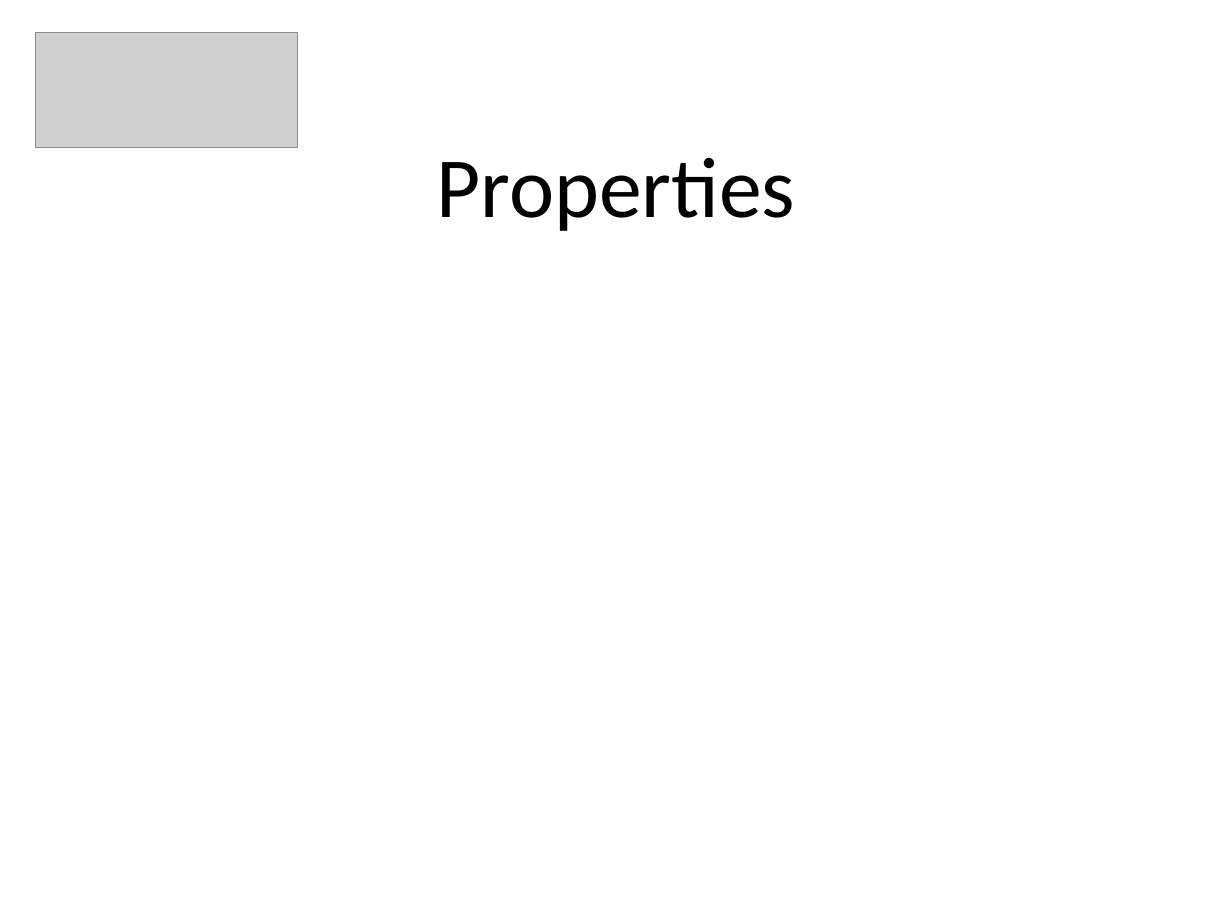
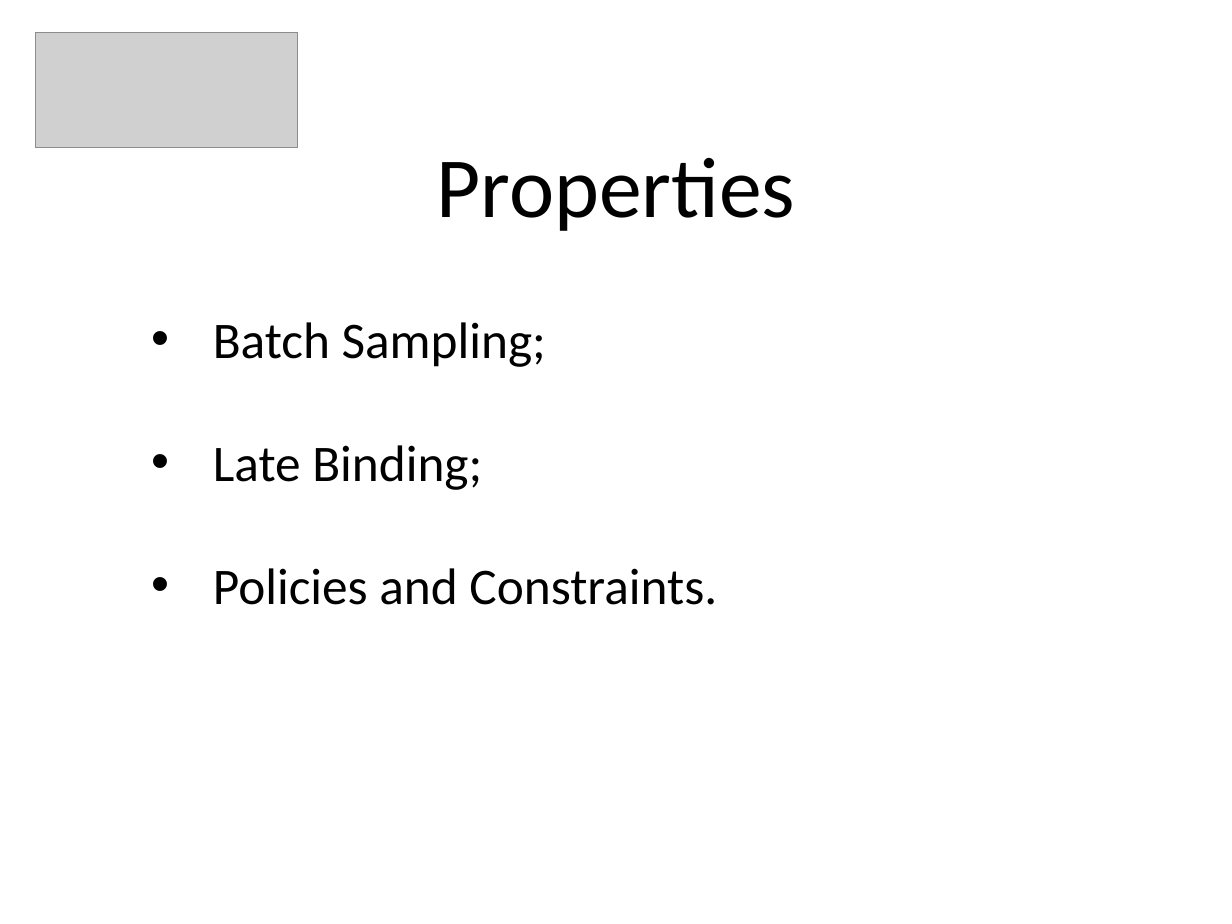
Before and after one commit to PeBraz/MapNoReduce, a slide deck: slide 6 of paper-presentation/padi-presentation.pptx. Drawn at 1232x924 pixels with LibreOffice and Linux fonts; fonts in the diff are those of the drawing; grey boxes stand for pictures. Boxes give left, top, right and bottom in pixels: in the first picture for what was removed or moved away, otherwise in the second. Text is boxed around its words. In the diff, an @@ line names an element or a change of style, - is before the commit and + after.

```diff
--- a/paper-presentation/padi-presentation.pptx
+++ b/paper-presentation/padi-presentation.pptx
@@ text added at <box>213,322,717,605</box>, 30 pt, text #000000 @@
+• Batch Sampling;
+• Late Binding;
+• Policies and Constraints.
```
Also in this commit, not shown: 7 slides added, 3 slides removed.
